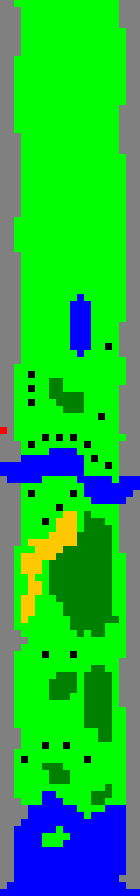
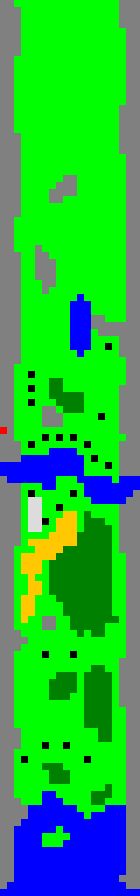
Revision of a layered 140px x 896px image; what changed, layer by layer:
painted on "midground" over 28, 175, 119, 630
painted on "ground" over 42, 476, 56, 490
